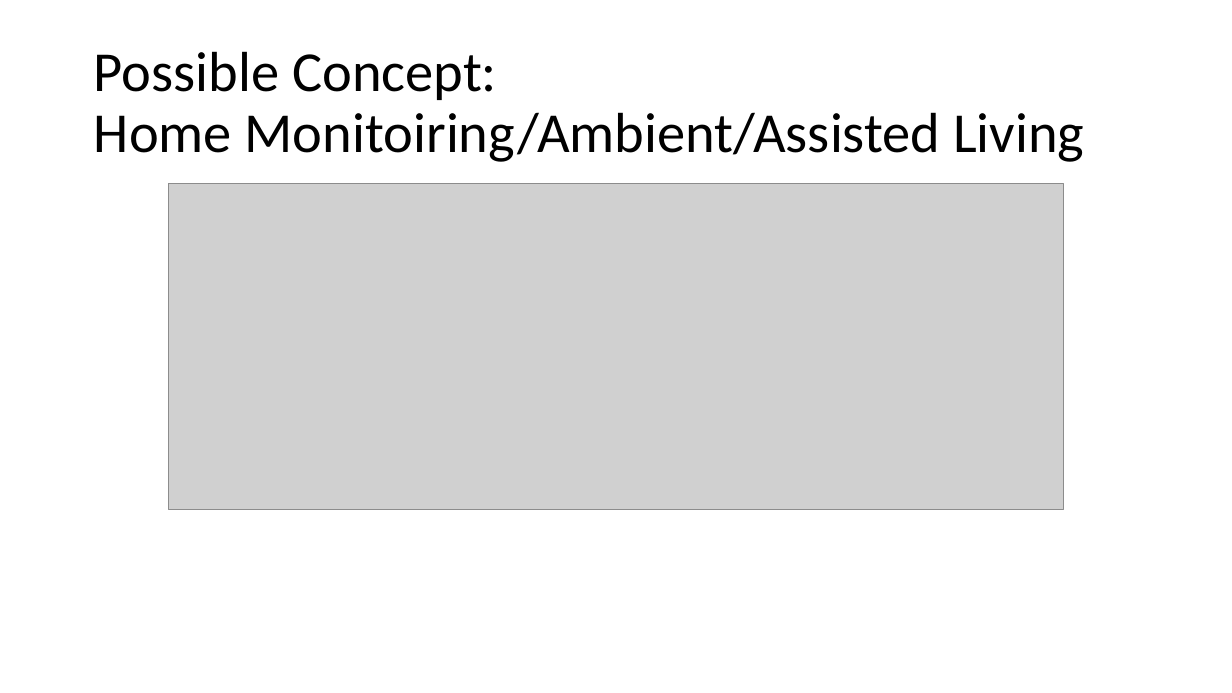
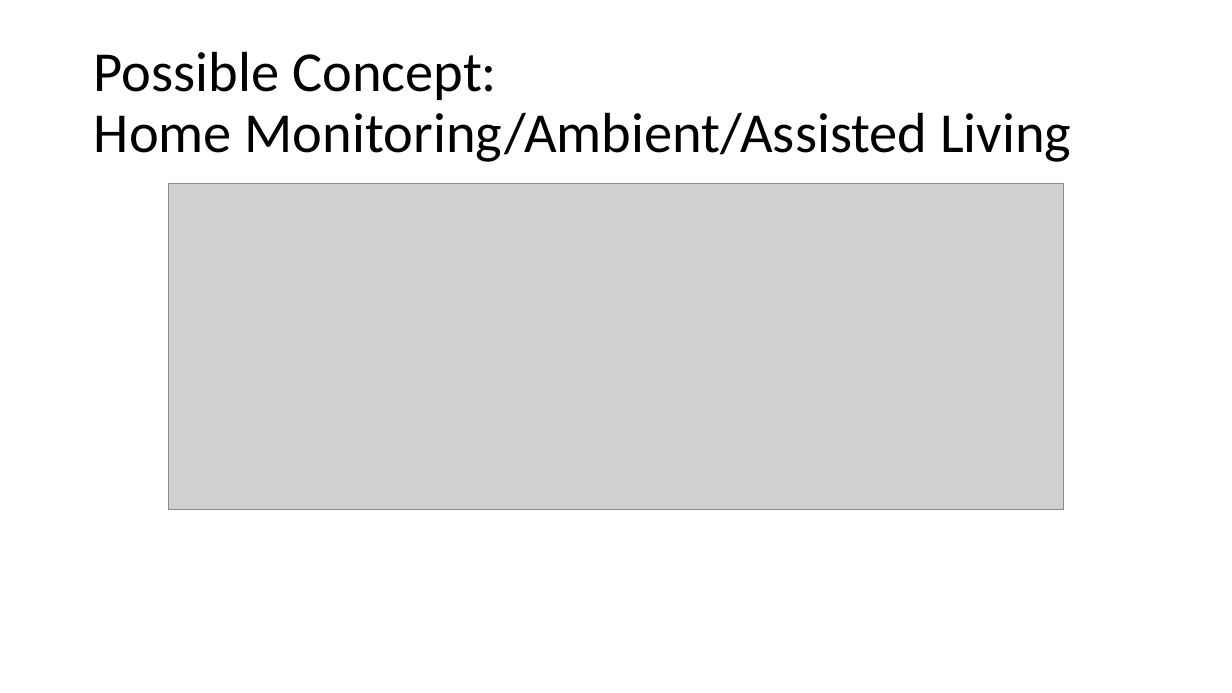
Before and after one commit to fxwalsh/IoT-Protocols-2026, a slide deck: slide 8 of topic-000-Assessments/talk-1/spec_1.pptx. Drawn at 1232x693 pixels with LibreOffice and Linux fonts; fonts in the diff are those of the drawing; grey boxes stand for pictures. Boxes give left, top, right and bottom in pixels: in the first picture for what was removed or moved away, otherwise in the second. Text is boxed around its words. In the diff, an @@ line names an element or a change of style, - is before the commit and + after.

```diff
--- a/topic-000-Assessments/talk-1/spec_1.pptx
+++ b/topic-000-Assessments/talk-1/spec_1.pptx
@@ title at [94,51,1071,162]: text changed @@
-Possible Concept:
-Home Monitoiring/Ambient/Assisted Living
+Possible Concept:
+Home Monitoring/Ambient/Assisted Living
```
Also in this commit, not shown: 3 other slides changed, 3 slides added, 2 slides removed, 15 other files.
